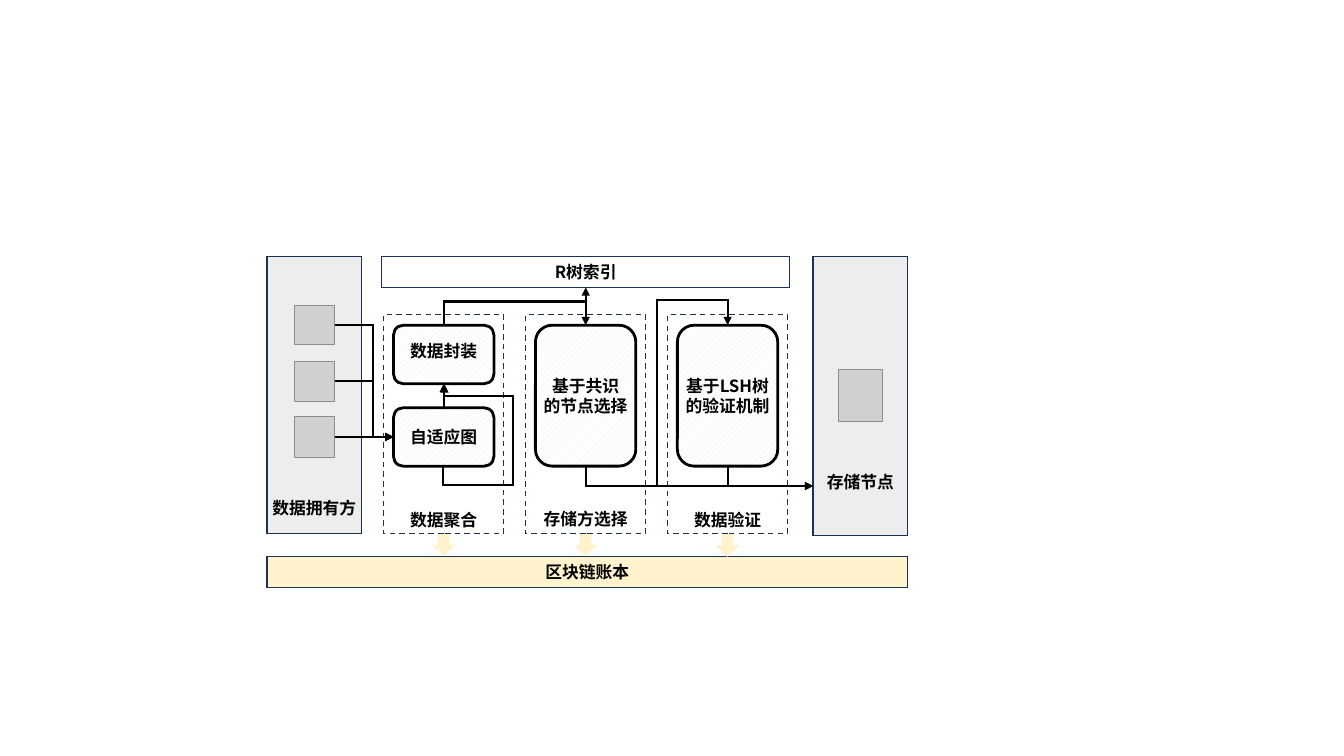
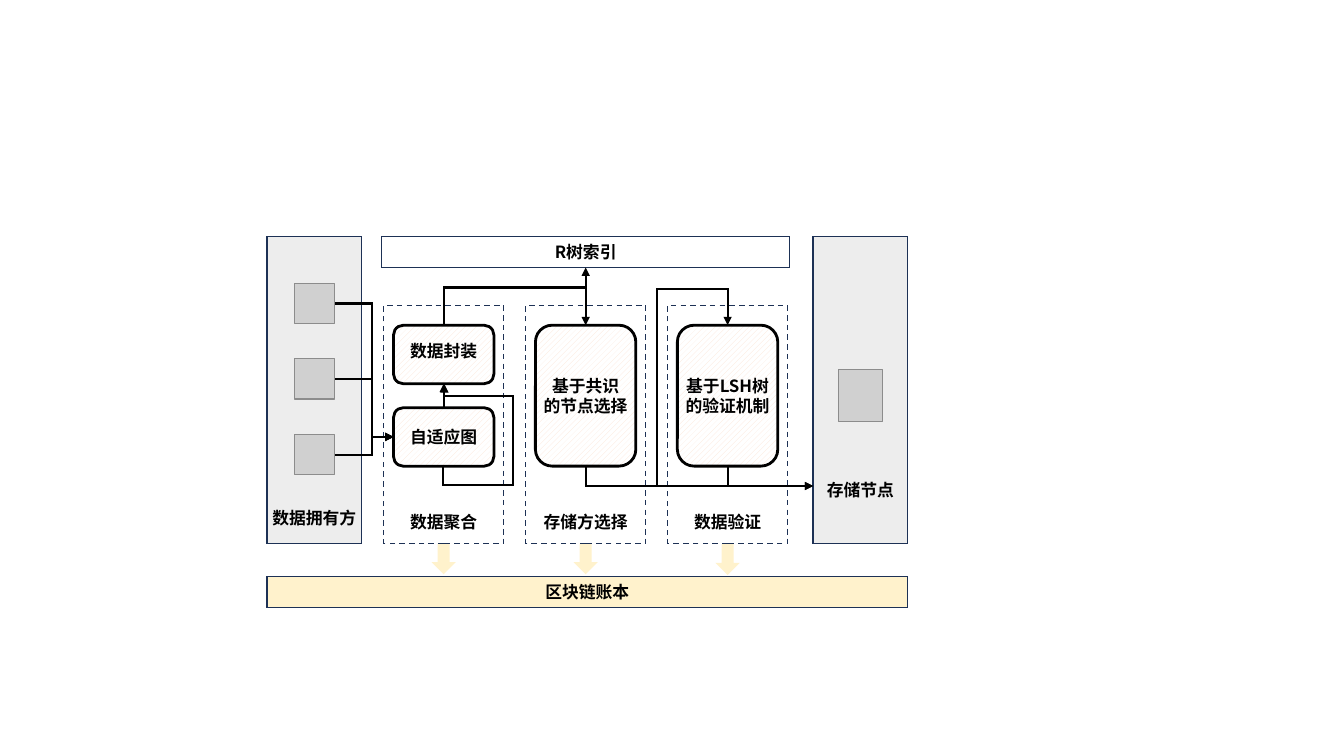
Before and after one commit to Studio-tyx/tyx_thesis_template, a slide deck: slide 24 of figure/timechain/fig.pptx. Drawn at 1344x756 pixels with LibreOffice and Linux fonts; fonts in the diff are those of the drawing; grey boxes stand for pictures; background and template pictures are left out. Boxes give left, top, right and bottom in pixels: in the first picture for what was removed or moved away, otherwise in the second. Text is boxed around its words. In the diff, an @@ line names an element or a change of style, - is before the commit and + after.

```diff
--- a/figure/timechain/fig.pptx
+++ b/figure/timechain/fig.pptx
@@ rectangle "数据拥有方": place and size @@
-rectangle "数据拥有方" at (267, 256, 362, 533)
+rectangle "数据拥有方" at (267, 237, 362, 543)
@@ rectangle "R树索引": place and size @@
-rectangle "R树索引" at (382, 256, 790, 287)
+rectangle "R树索引" at (382, 237, 790, 268)
@@ rectangle "存储节点": place and size @@
-rectangle "存储节点" at (814, 256, 908, 535)
+rectangle "存储节点" at (814, 237, 908, 543)
@@ elbow arrow moved from (586, 287) - (444, 326) to (586, 267) - (444, 326) @@
@@ picture: place and size @@
-picture at (294, 306, 335, 345)
+picture at (294, 283, 335, 323)
@@ elbow arrow moved from (586, 326) - (444, 315) to (586, 326) - (444, 306) @@
@@ elbow arrow (728, 326) - (586, 466): route changed @@
@@ elbow arrow moved from (393, 437) - (335, 326) to (393, 437) - (335, 303) @@
@@ rectangle "数据聚合": place and size @@
-rectangle "数据聚合" at (384, 315, 504, 533)
+rectangle "数据聚合" at (384, 306, 504, 543)
@@ rectangle "存储方选择": place and size @@
-rectangle "存储方选择" at (526, 315, 646, 533)
+rectangle "存储方选择" at (526, 306, 646, 543)
@@ rectangle "数据验证": place and size @@
-rectangle "数据验证" at (667, 315, 787, 533)
+rectangle "数据验证" at (667, 306, 787, 543)
@@ elbow arrow (393, 437) - (335, 379): route changed @@
@@ picture: place and size @@
-picture at (294, 417, 335, 458)
+picture at (294, 435, 335, 475)
@@ elbow arrow moved from (393, 437) - (335, 438) to (393, 437) - (335, 455) @@
@@ down arrow: place and size @@
-down arrow at (432, 533, 456, 557)
+down arrow at (432, 543, 456, 575)
@@ down arrow: place and size @@
-down arrow at (574, 533, 598, 557)
+down arrow at (574, 543, 598, 575)
@@ down arrow: place and size @@
-down arrow at (716, 534, 740, 558)
+down arrow at (716, 544, 740, 576)
@@ rectangle "区块链账本": place and size @@
-rectangle "区块链账本" at (267, 557, 907, 588)
+rectangle "区块链账本" at (267, 577, 907, 608)
```
Also in this commit, not shown: 7 other files.
